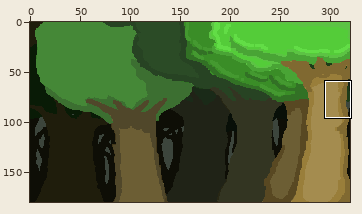
Sprite sheet -- Q2Project_Team16/Assets/Olivia/Sprites/jungle_backround_png.png. Above, an overview of the earlier version with the close-up marked.
Close-up. As it was:
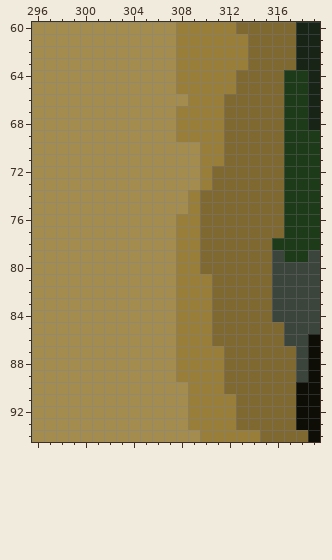
The file is 320x180 pixels. Colours within 5 levels of each other are drawn and written as one. Shown: x 296..319, y 60..94. The commit also changed other parts of the picture, which this record leaves out.
New version:
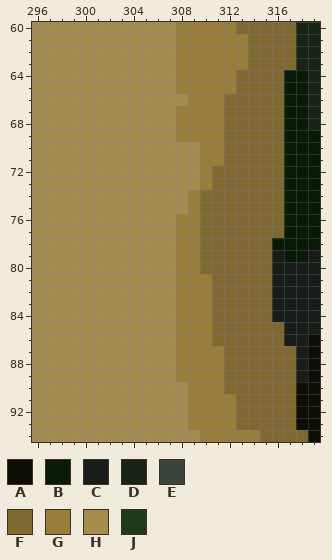
Palette (. is transparent): A #0e0e06  B #091b06  C #191d19  D #172416  E #3c453c  F #806931  G #997e3a  H #a48c4f  J #1d3b18
Edits made:
Colour J becomes colour B in rows 64 to 68 at x 317 to 318; in rows 69 to 77 at x 317 to 319; in row 78 at x 316 to 319; in row 79 at x 317 to 318.
Colour E becomes colour C in row 79 at x 316 and 319; in rows 80 to 84 at x 316 to 319; in row 85 at x 317 to 319; in row 86 at x 317 to 318; in rows 87 to 89 at x 318.
Changed places in both close-ups, as pixel boxes (x1, y1, x2, y2):
changed: (272, 70, 320, 382)
